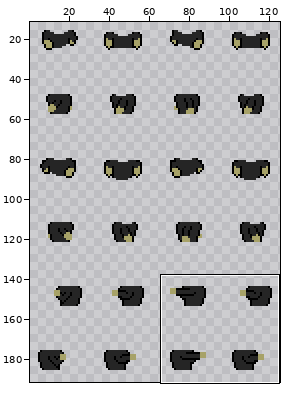
File history of a sprite sheet, src/main/resources/spritemaps/animations/bodies.png. The picture above shows the old version from afar; the outline marks the close-up.
Close-up. Old version:
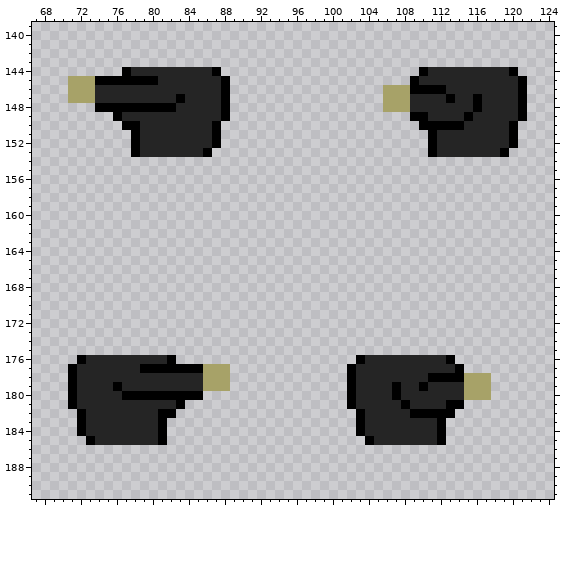
The file is 128x192 pixels. Colours within 5 levels of each other are drawn and written as one. Shown: x 67..124, y 139..191. The wide view leaves out empty margins. The commit also changed other parts of the picture, which this record leaves out.
The result:
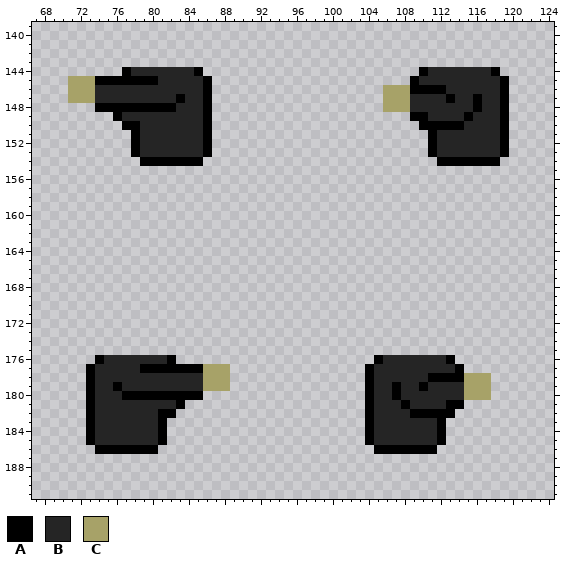
Palette (. is transparent): A #000000  B #252525  C #a7a268
The edit:
Colour A now appears in row 154 at x 79 to 85 and 112 to 118; in row 186 at x 74 to 80 and 105 to 111.
The author changed colour B to colour A in row 144 at x 85 and 118; in rows 145 to 152 at x 86 and 119; in row 176 at x 74 and 105; in rows 177 to 184 at x 73 and 104.
Colour A is removed in row 144 at x 87 and 120; in rows 145 to 149 at x 88 and 121; in rows 150 to 152 at x 87 and 120; in row 176 at x 72 and 103; in rows 177 to 181 at x 71 and 102; in rows 182 to 184 at x 72 and 103.
Colour B is removed in row 144 at x 86 and 119; in rows 145 to 149 at x 87 and 120; in row 176 at x 73 and 104; in rows 177 to 181 at x 72 and 103.
Boxes around the changes in both close-ups, in picture pixels (x1, y1, x2, y2):
changed: (140, 67, 230, 166)
changed: (437, 67, 527, 166)
changed: (68, 355, 158, 454)
changed: (347, 355, 437, 454)
